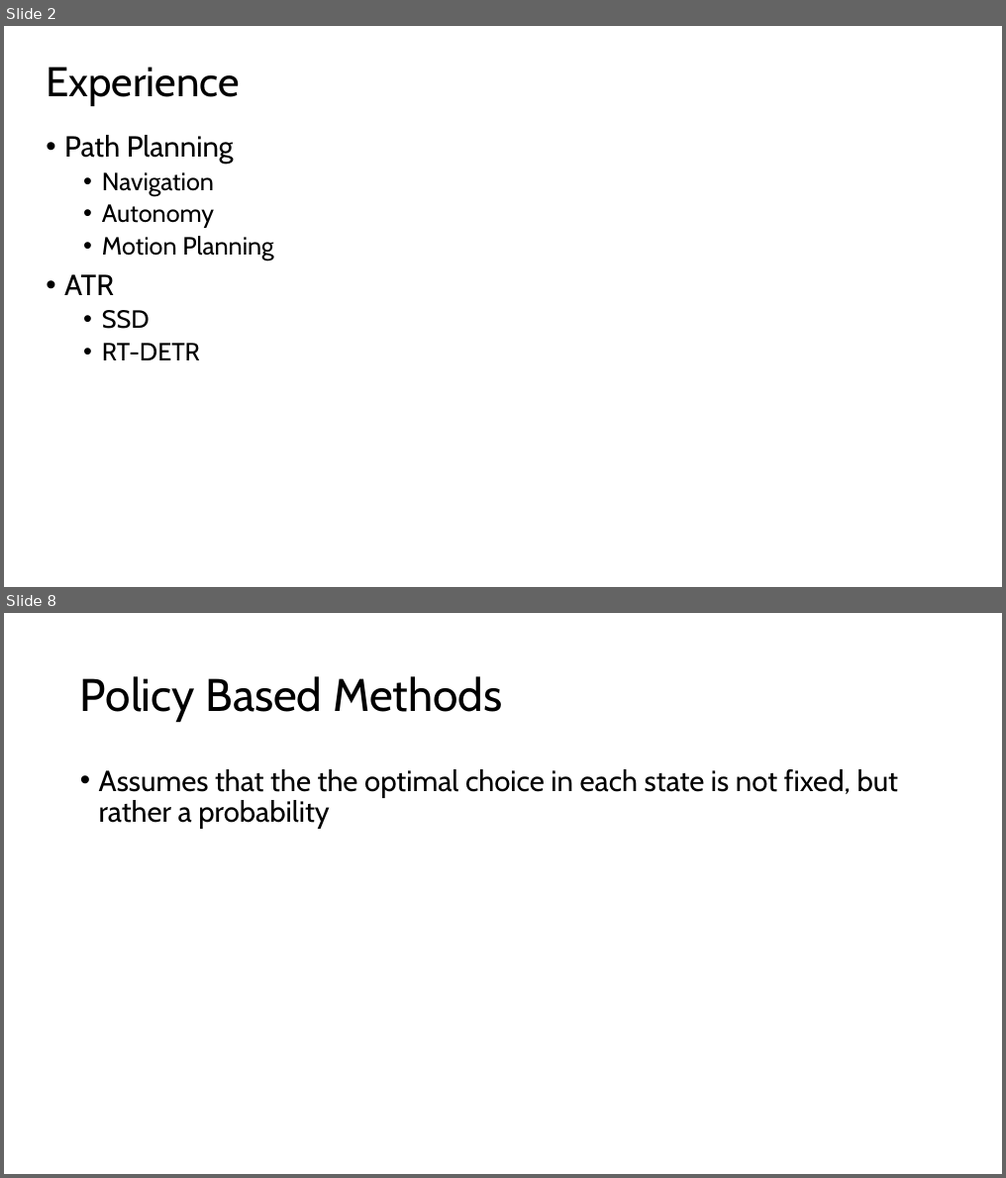
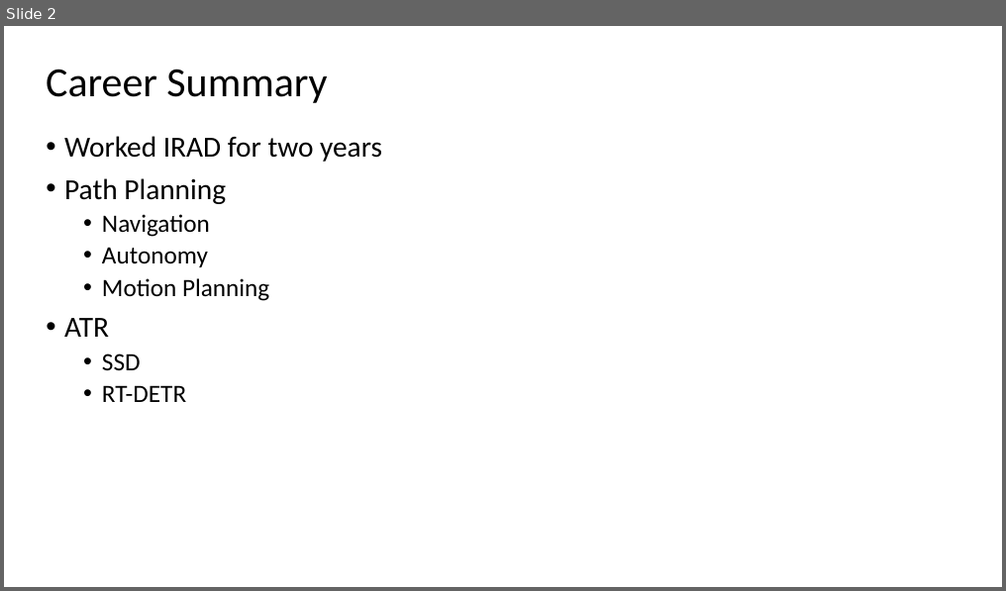
Before and after one commit to akshaygulabrao/flappybird-monorepo, a slide deck: Slides.pptx. Shown one above the other, each under a label of ours: slides 2 and 8 before the commit, slide 2 after it; the slides between them are not shown. The pictures are 1006x1178 and 1006x591 pixels, drawn with LibreOffice and Linux fonts; fonts in the diff are those of the drawing. Boxes give left, top, right and bottom in pixels: in the first picture for what was removed or moved away, otherwise in the second. Text is boxed around its words. In the diff, an @@ line names an element or a change of style, - is before the commit and + after.

```diff
--- a/Slides.pptx
+++ b/Slides.pptx
@@ slide 8 removed at [4, 613, 1002, 1174], background #FFFFFF @@
@@ title removed at [80, 676, 502, 722] @@
-Policy Based Methods
@@ text removed at [99, 769, 899, 829] @@
-• Assumes that the the optimal choice in each state is not fixed, but rather a probability
@@ slide 2 changed as well @@
@@ text at [46, 69, 327, 103]: text changed; font Cabin to Calibri @@
-Experience
+Career Summary
@@ text at [64, 136, 382, 162]: paragraph added @@
+• Worked IRAD for two years
@@ text at [64, 178, 269, 402]: font Cabin to Calibri in "Path Planning", "Navigation", "Autonomy", "Motion Planning" and 3 more places @@
```
Also in this commit, not shown: 1 other slide changed, 8 slides added, 13 other slides removed, 6 other files.
